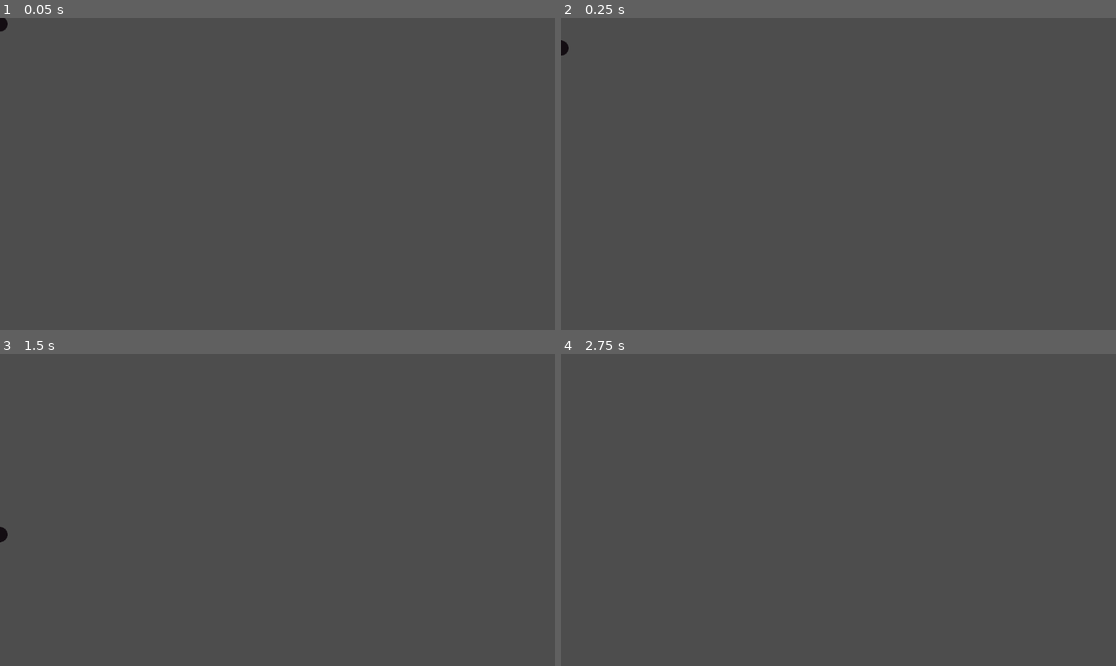
Above: before the commit, frames 1-4 (two rows, left to right).
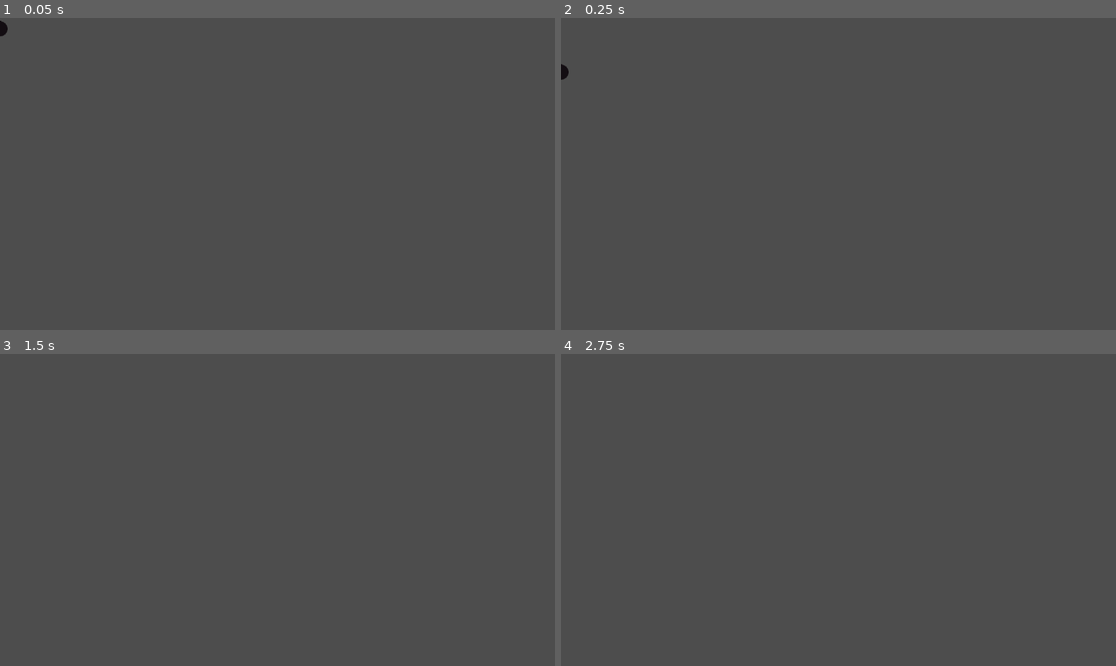
Above: after the commit, the same moments.

Repository: ConnorG512/Floppy-Birb
Game: Godot game, scene res://Scenes/Character/character.tscn
The game is run twice, just before and just after one commit, with the same random seed, the same clock (stepped at 60 frames per second) and the same inputs. The project has no main scene, so this scene is started directly.
Inputs:
- Up to frame 1 (0.05 s): no input
- Up to frame 2 (0.25 s): no input
- Up to frame 3 (1.5 s): hold Space (pull_up, bound only after the commit) 0.53-1.28 s
- Up to frame 4 (2.75 s): hold Space (pull_up, bound only after the commit) from 2.03 s (still down)

The runs differ from the first frame. In frame 1, less than 0.1% of the frame differs, in the area x 0-2%, y 0-6%; in frame 2, 0.1%, in the area x 0-2%, y 7-20%; in frame 3, less than 0.1%; in frame 4, nothing differs.

Commit message:
Character now consistantly falls. Pressing Space will make him fly up.

Diff:
--- a/Scenes/Character/character.tscn
+++ b/Scenes/Character/character.tscn
@@ -26,3 +26,5 @@
 
 [node name="PlayerCollision" type="CollisionShape2D" parent="."]
 shape = SubResource("CircleShape2D_8jueh")
+
+[node name="JumpTimer" type="Timer" parent="."]
--- a/Scripts/character.gd
+++ b/Scripts/character.gd
@@ -2,7 +2,11 @@
 
 var bAlive = true
 var CharacterBody = CharacterBody2D
-@export var descent_speed = 250
+
+@onready var JumpTimer = $JumpTimer
+
+@export var descent_speed = 450
+@export var pull_up_power = -800
 
 # Called when the node enters the scene tree for the first time.
 func _ready():
@@ -10,10 +14,17 @@
 
 
 # Called every frame. 'delta' is the elapsed time since the previous frame.
-func _physics_process(delta):
-	velocity.y = descent_speed
-	move_and_slide()
+func _process(delta):
+	movement()
 
 
-func pull_down():
+func _physics_process(delta):
 	pass
+func movement():
+
+	velocity.y = descent_speed
+
+	if Input.is_action_pressed("pull_up"):
+		velocity.y = pull_up_power
+
+	move_and_slide()
--- a/project.godot
+++ b/project.godot
@@ -18,6 +18,14 @@
 
 project/assembly_name="Floppy Birb"
 
+[input]
+
+pull_up={
+"deadzone": 0.5,
+"events": [Object(InputEventKey,"resource_local_to_scene":false,"resource_name":"","device":-1,"window_id":0,"alt_pressed":false,"shift_pressed":false,"ctrl_pressed":false,"meta_pressed":false,"pressed":false,"keycode":0,"physical_keycode":32,"key_label":0,"unicode":32,"echo":false,"script":null)
+]
+}
+
 [rendering]
 
 renderer/rendering_method="mobile"
